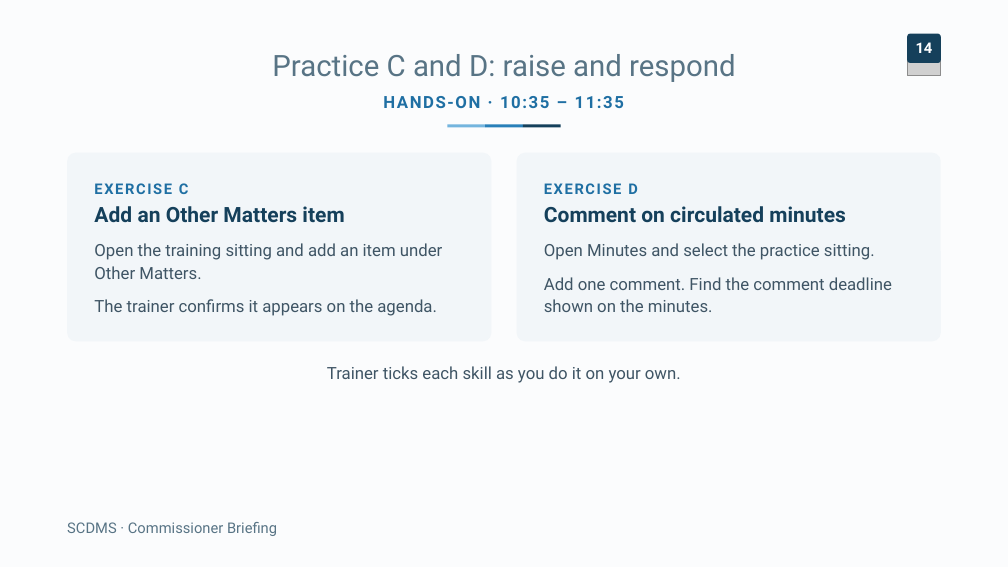
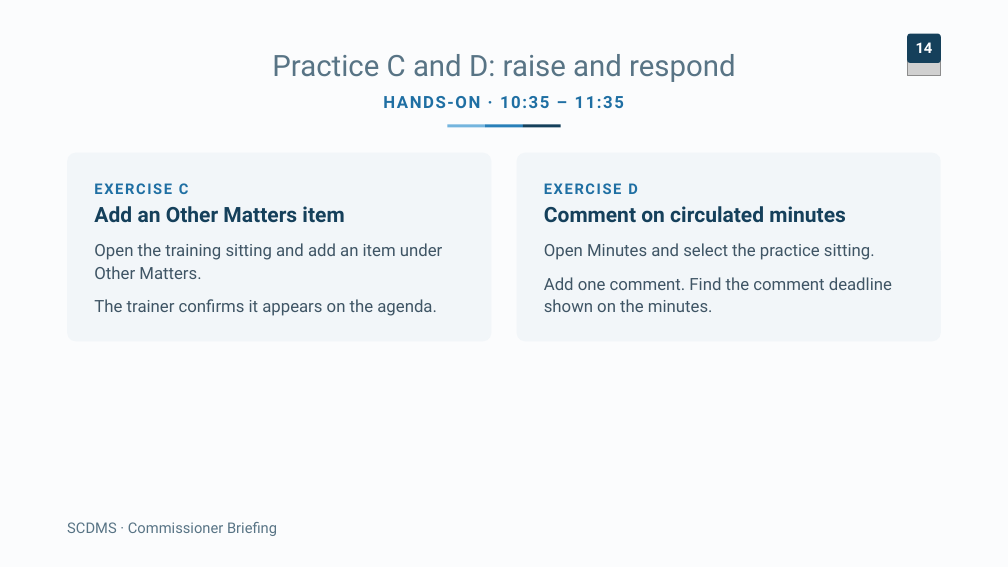
Before and after one commit to Innovation-and-Policy-Development-Unit/commissionDecisionApp_v1.0, a slide deck: slide 14 of docs/training/SCDMS_Commissioner_Briefing.pptx. Drawn at 1008x567 pixels with LibreOffice and Linux fonts; fonts in the diff are those of the drawing; grey boxes stand for pictures. Boxes give left, top, right and bottom in pixels: in the first picture for what was removed or moved away, otherwise in the second. Text is boxed around its words. In the diff, an @@ line names an element or a change of style, - is before the commit and + after.

```diff
--- a/docs/training/SCDMS_Commissioner_Briefing.pptx
+++ b/docs/training/SCDMS_Commissioner_Briefing.pptx
@@ text removed at (327,366,681,383) @@
-Trainer ticks each skill as you do it on your own.
```
Also in this commit, not shown: 7 other slides changed, 1 slide removed, 9 other files.
